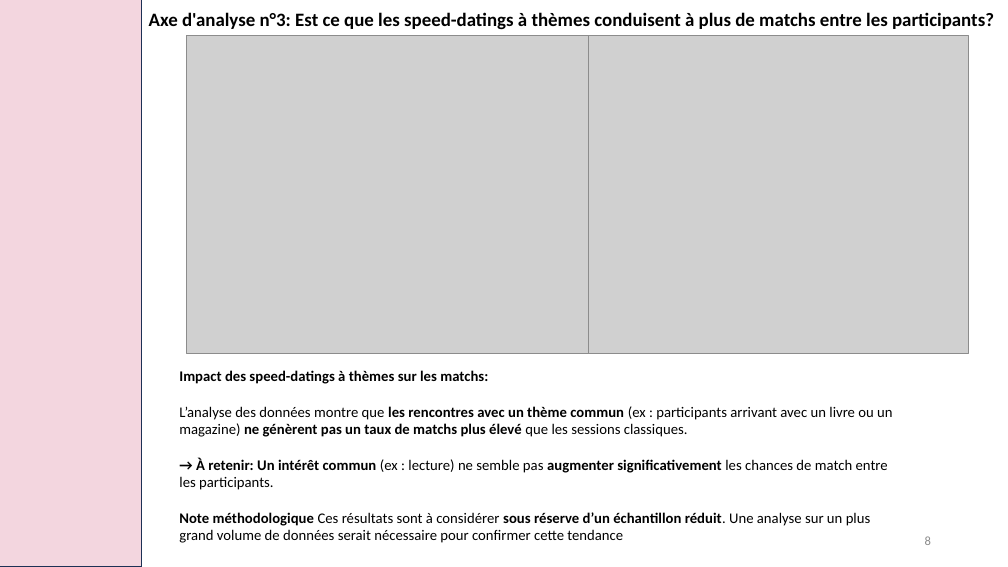
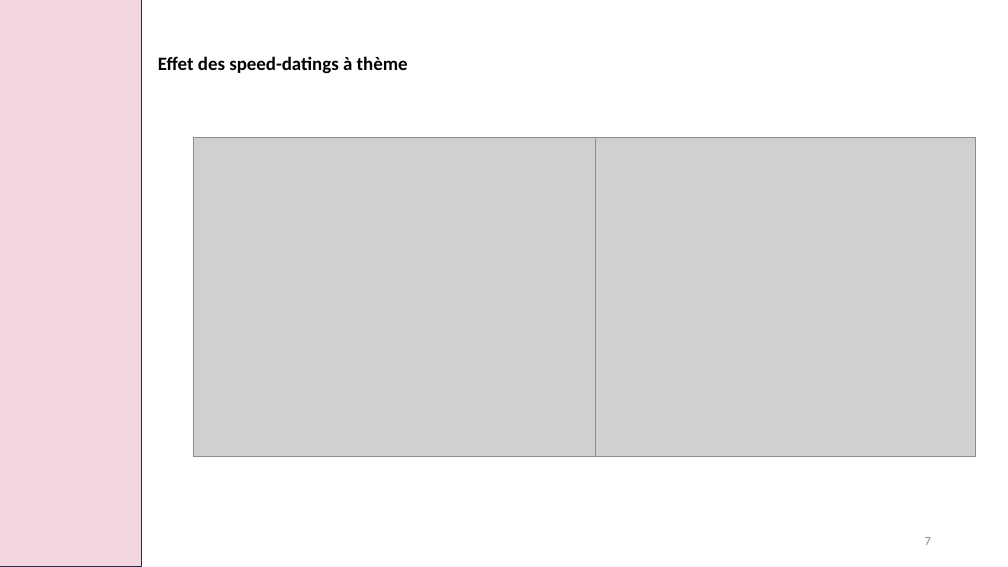
Before and after one commit to laura-lucchini/projet_speed_dating_bloc2_RNCP, a slide deck: slide 7 of speed_dating.pptx (slide 8 before the commit). Drawn at 1008x567 pixels with LibreOffice and Linux fonts; fonts in the diff are those of the drawing; grey boxes stand for pictures. Boxes give left, top, right and bottom in pixels: in the first picture for what was removed or moved away, otherwise in the second. Text is boxed around its words. In the diff, an @@ line names an element or a change of style, - is before the commit and + after.

```diff
--- a/speed_dating.pptx
+++ b/speed_dating.pptx
@@ text at [158,56,408,74]: text changed @@
-Axe d'analyse n°3: Est ce que les speed-datings à thèmes conduisent à plus de matchs entre les participants?
+Effet des speed-datings à thème
@@ picture: place and size @@
-picture at [187,35,589,353]
+picture at [194,138,596,456]
@@ picture: place and size @@
-picture at [589,35,969,353]
+picture at [596,138,975,456]
@@ text removed at [179,370,892,543] @@
-Impact des speed-datings à thèmes sur les matchs:
-L’analyse des données montre que les rencontres avec un thème commun (ex : participants arrivant avec un livre ou un magazine) ne génèrent pas un taux de matchs plus élevé que les sessions classiques.
-→ À retenir: Un intérêt commun (ex : lecture) ne semble pas augmenter significativement les chances de match entre les participants.
-Note méthodologique Ces résultats sont à considérer sous réserve d’un échantillon réduit. Une analyse sur un plus grand volume de données serait nécessaire pour confirmer cette tendance
@@ page number at [925,537,931,545]: text changed @@
-8
+7
```
Also in this commit, not shown: 5 other slides changed, 1 slide added, 3 slides removed, 3 other files.
